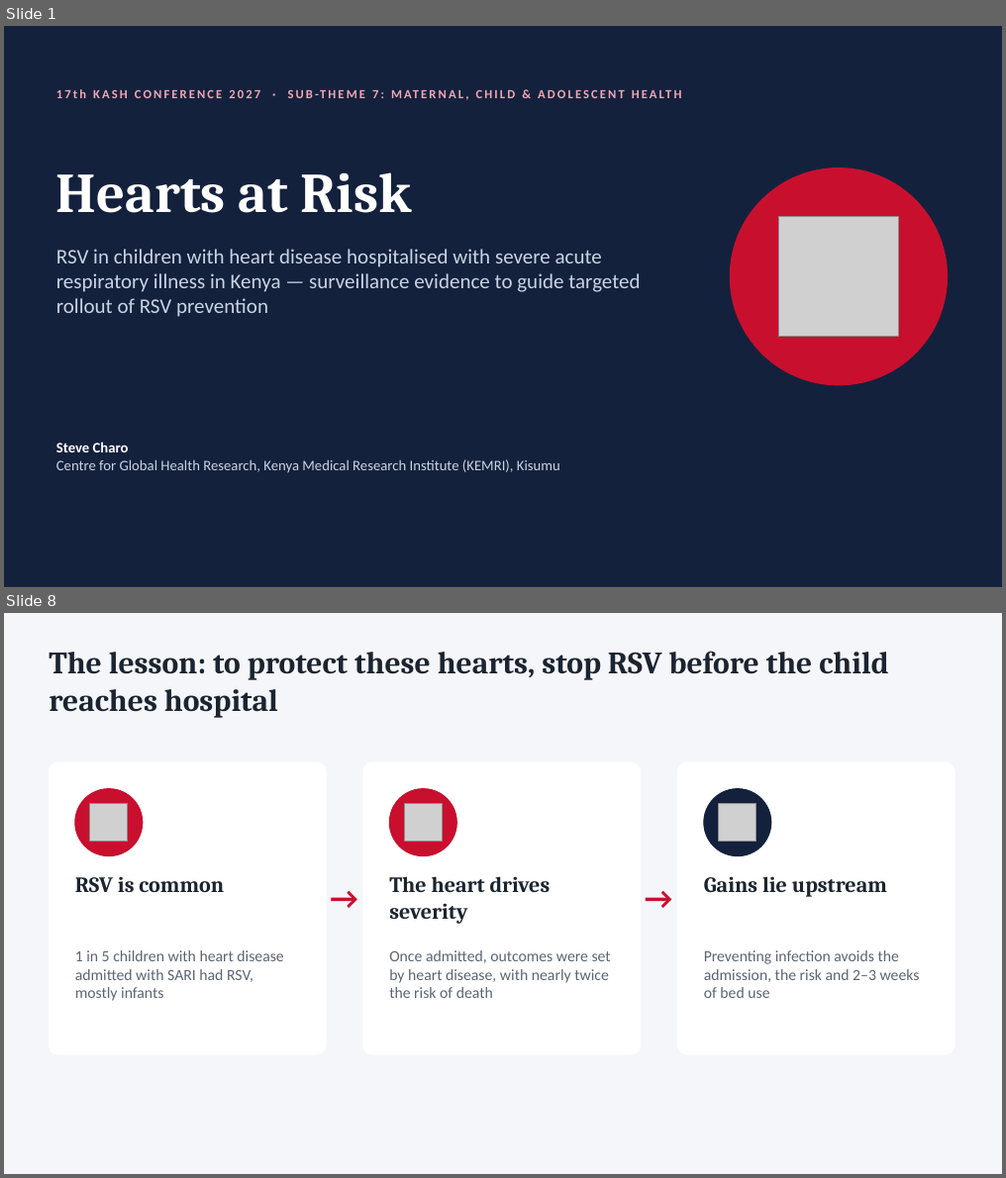
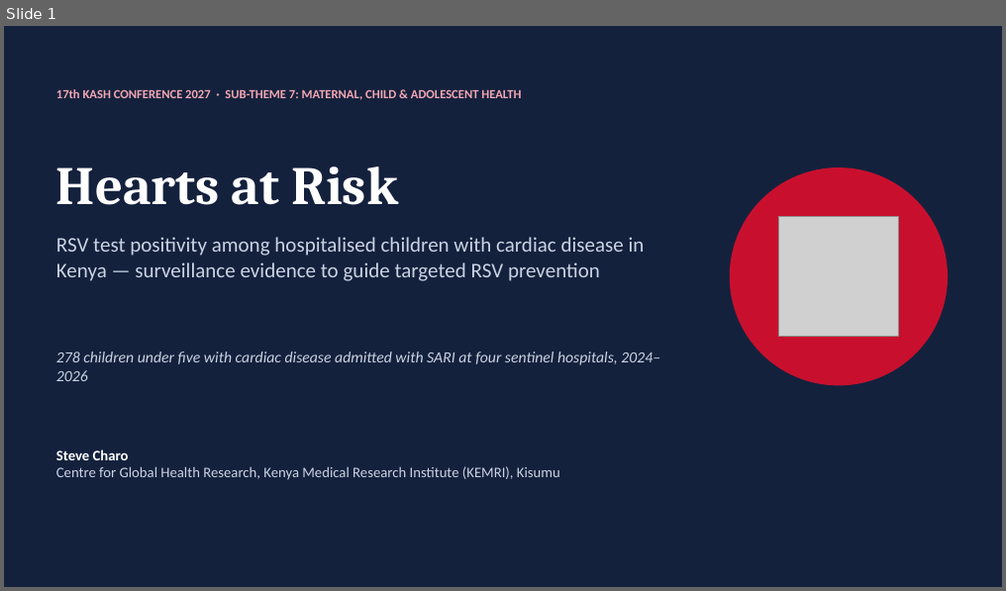
Before and after one commit to Fludevs-hub/RSV-Cardiac-Analysis, a slide deck: Abstract write up/RSV_Hearts_at_Risk.pptx. Shown one above the other, each under a label of ours: slides 1 and 8 before the commit, slide 1 after it; the slides between them are not shown. The pictures are 1006x1178 and 1006x591 pixels, drawn with LibreOffice and Linux fonts; fonts in the diff are those of the drawing; grey boxes stand for pictures. Boxes give left, top, right and bottom in pixels: in the first picture for what was removed or moved away, otherwise in the second. Text is boxed around its words. In the diff, an @@ line names an element or a change of style, - is before the commit and + after.

```diff
--- a/Abstract write up/RSV_Hearts_at_Risk.pptx
+++ b/Abstract write up/RSV_Hearts_at_Risk.pptx
@@ slide 8 removed at bbox=[4, 613, 1002, 1174], background #F4F6FA @@
@@ text removed at bbox=[49, 651, 889, 718] @@
-The lesson: to protect these hearts, stop RSV before the child reaches hospital
@@ rounded rectangle removed at bbox=[49, 762, 326, 1055] @@
@@ ellipse removed at bbox=[75, 789, 143, 857] @@
@@ rounded rectangle removed at bbox=[363, 762, 641, 1055] @@
@@ ellipse removed at bbox=[389, 789, 456, 857] @@
@@ rounded rectangle removed at bbox=[678, 762, 954, 1055] @@
@@ ellipse removed at bbox=[704, 789, 771, 857] @@
@@ picture removed at bbox=[90, 804, 128, 842] @@
@@ picture removed at bbox=[405, 804, 442, 842] @@
@@ picture removed at bbox=[719, 804, 756, 842] @@
@@ text removed at bbox=[75, 876, 224, 892] @@
-RSV is common
@@ text removed at bbox=[328, 875, 361, 920] @@
-→
@@ text removed at bbox=[389, 876, 550, 924] @@
-The heart drives severity
@@ text removed at bbox=[642, 875, 675, 920] @@
-→
@@ text removed at bbox=[704, 876, 887, 897] @@
-Gains lie upstream
@@ text removed at bbox=[75, 951, 283, 1001] @@
-1 in 5 children with heart disease admitted with SARI had RSV, mostly infants
@@ text removed at bbox=[389, 951, 611, 998] @@
-Once admitted, outcomes were set by heart disease, with nearly twice the risk of death
@@ text removed at bbox=[704, 951, 920, 998] @@
-Preventing infection avoids the admission, the risk and 2–3 weeks of bed use
@@ slide 1 changed as well @@
@@ text "17th KASH CONFERENCE 2027 · ..." at bbox=[56, 89, 521, 100]: letter spacing 2 to 0 pt @@
@@ text "Hearts at Risk" at bbox=[56, 167, 398, 205]: size 54 to 52 pt @@
@@ text at bbox=[56, 237, 645, 281]: text changed @@
-RSV in children with heart disease hospitalised with severe acute respiratory illness in Kenya — surveillance evidence to guide targeted rollout of RSV prevention
+RSV test positivity among hospitalised children with cardiac disease in Kenya — surveillance evidence to guide targeted RSV prevention
@@ text added at bbox=[56, 352, 660, 381], 15 pt, text #C9D3E3, italic @@
+278 children under five with cardiac disease admitted with SARI at four sentinel hospitals, 2024–2026
@@ text "Steve Charo": place and size @@
-text "Steve Charo" at bbox=[56, 442, 560, 473]
+text "Steve Charo" at bbox=[56, 450, 560, 480]
```
Also in this commit, not shown: 5 other slides changed, 6 slides added, 4 other slides removed, 4 other files.
